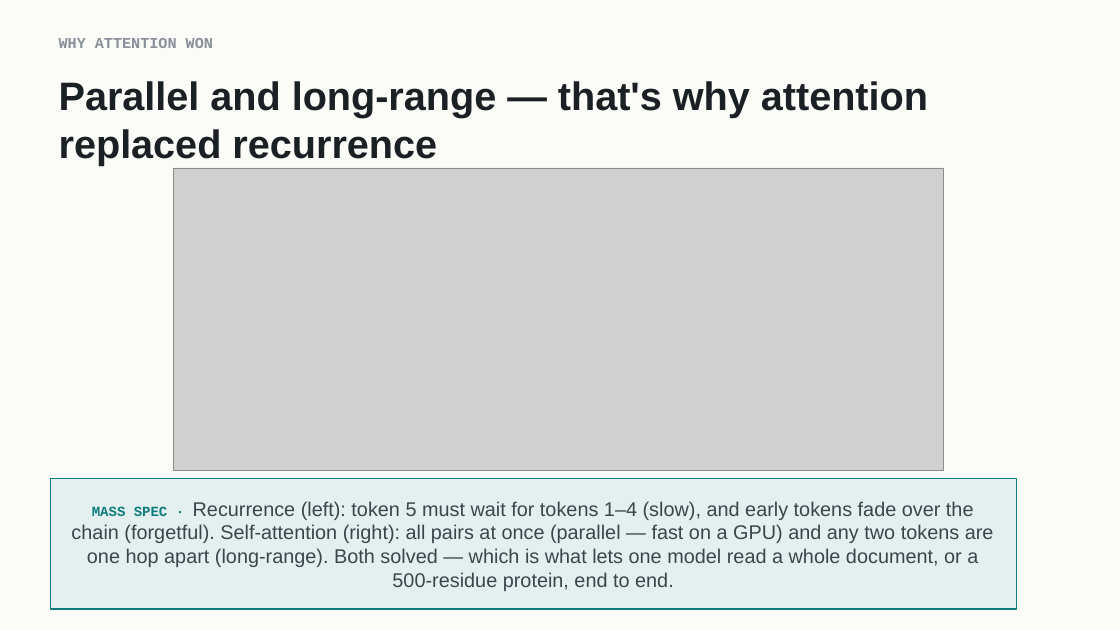
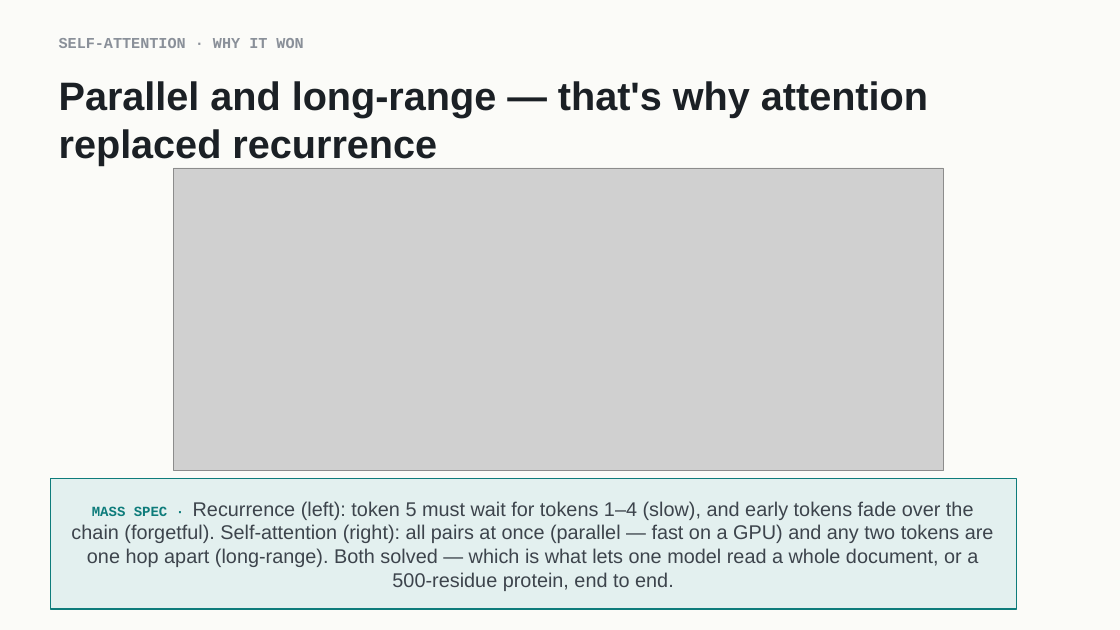
Before and after one commit to indigobio/msacl_dl_course, a slide deck: slide 20 of slides/pptx/lecture07_attention.pptx. Drawn at 1120x630 pixels with LibreOffice and Linux fonts; fonts in the diff are those of the drawing; grey boxes stand for pictures. Boxes give left, top, right and bottom in pixels: in the first picture for what was removed or moved away, otherwise in the second. Text is boxed around its words. In the diff, an @@ line names an element or a change of style, - is before the commit and + after.

```diff
--- a/slides/pptx/lecture07_attention.pptx
+++ b/slides/pptx/lecture07_attention.pptx
@@ text at [59, 38, 303, 48]: text changed @@
-WHY ATTENTION WON
+SELF-ATTENTION · WHY IT WON
```
Also in this commit, not shown: 4 other slides changed, 15 other files.
